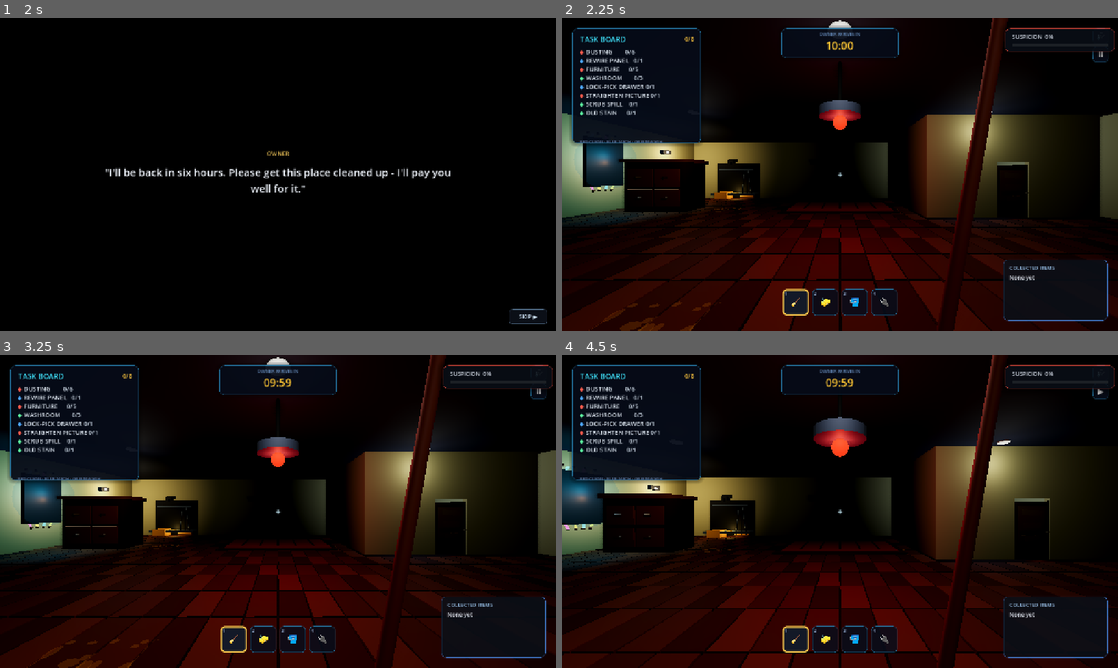
Above: before the commit, frames 1-4 (two rows, left to right).
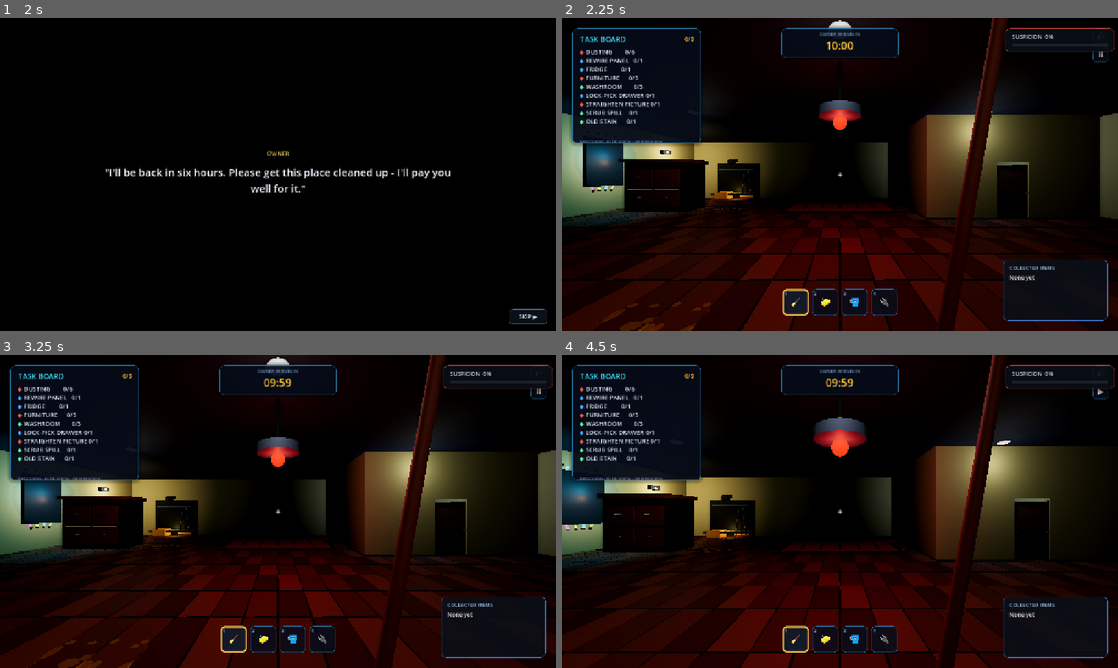
Above: after the commit, the same moments.

Repository: hisir-sys/buildathon-bdmi26-
Game: Godot game, scene res://scenes/start_menu.tscn
The game is run twice, just before and just after one commit, with the same random seed, the same clock (stepped at 60 frames per second) and the same inputs.
Inputs (mouse positions are in pixels of both pictures, inside the frame that each line leads up to):
- Up to frame 1 (2 s): click "START" at 0.5 s; click "START" at 1.25 s
- Up to frame 2 (2.25 s): click "SKIP ▶" at 2 s
- Up to frame 3 (3.25 s): click "🔊" at 2.75 s
- Up to frame 4 (4.5 s): click "Ⅱ" at 3.5 s; tap Enter (ui_accept) at 4.25 s; move the mouse to (867, 511) at 4.27 s; hold W (move_forward) from 4.28 s (still down); hold E (interact) from 4.28 s (still down); click (867, 511) at 4.42 s

Frame 1 is identical in both runs. In frame 2, 0.8% of the frame differs, in the area x 3-24%, y 6-34%; in frame 3, 0.8%; in frame 4, 0.8%.

Commit message:
NEW SETUP

Diff:
--- a/project.godot
+++ b/project.godot
@@ -13,12 +13,6 @@
 config/name="The Cleaner"
 run/main_scene="res://scenes/start_menu.tscn"
 config/features=PackedStringArray("4.7", "Forward Plus")
-
-[autoload]
-
-SuspicionManager="*res://scripts/autoload/suspicion_manager.gd"
-EndingStateMachine="*res://scripts/autoload/ending_state_machine.gd"
-InnerVoiceManager="*res://scripts/autoload/inner_voice_manager.gd"
 
 [display]
 
@@ -62,7 +56,14 @@
 ]
 }
 
+[autoload]
+
+SuspicionManager="*res://scripts/autoload/suspicion_manager.gd"
+EndingStateMachine="*res://scripts/autoload/ending_state_machine.gd"
+InnerVoiceManager="*res://scripts/autoload/inner_voice_manager.gd"
+
 [rendering]
 
+renderer/rendering_method="forward_plus"
 renderer/rendering_method.mobile="gl_compatibility"
 environment/defaults/default_clear_color=Color(0.05, 0.07, 0.11, 1)
--- a/scripts/autoload/run_generator.gd
+++ b/scripts/autoload/run_generator.gd
@@ -38,22 +38,18 @@
 	Modifier.HEAVY_LOCK: "Heavy Lock",
 }
 
-# The full 9-task pool from the spec: the project's 5 pre-existing tasks
-# plus the 4 new ones added by this update. 7 or 8 of the 9 (see
-# ACTIVE_TASK_COUNT_MIN/MAX below) stay active each run; the rest are handed
-# back as `deactivated_task_ids` for main_room.gd to switch off.
+# The full 9-task pool is always active. There is no random task
+# deactivation, so the player always gets the complete checklist.
 const TASK_IDS: Array[String] = [
 	"dust", "panel_repair", "fridge", "furniture", "washroom",
 	"lockpick", "picture", "spill", "stain",
 ]
-# 10 minutes is tight, so most/all of the pool should be live each run rather
-# than the original 5-of-9 split: each run now randomly leaves 7 OR 8 of the
-# 9 tasks active (i.e. deactivates only 1 or 2), decided fresh every run.
-const ACTIVE_TASK_COUNT_MIN := 7
-const ACTIVE_TASK_COUNT_MAX := 8
+# Every run always uses the full 9-task checklist. No task is randomly
+# removed or hidden.
+const ACTIVE_TASK_COUNT_MIN := 9
+const ACTIVE_TASK_COUNT_MAX := 9
 const TASK_POOL_SIZE := 9
 
-# Cross-script modifier state (see header). Reset every run by _ready().
 static var current_modifier: int = Modifier.SQUEAKY_SHOES
 static var suspicion_build_multiplier: float = 1.0   # Squeaky Shoes: x1.2
 static var cleaning_speed_multiplier: float = 1.0     # Ergonomic Mop: x1.3
@@ -109,21 +105,8 @@
 ## _on_run_generated() for how each ID maps to an actual system getting
 ## switched off.
 func _select_deactivated_tasks() -> Array[String]:
-	var ids := TASK_IDS.duplicate()
-	# Manual Fisher-Yates using this RunGenerator's own RNG (not the engine's
-	# global RNG) so `seed_override` reliably reproduces the same run.
-	for i in range(ids.size() - 1, 0, -1):
-		var j := _rng.randi_range(0, i)
-		var tmp: String = ids[i]
-		ids[i] = ids[j]
-		ids[j] = tmp
-
-	var active_count: int = _rng.randi_range(ACTIVE_TASK_COUNT_MIN, ACTIVE_TASK_COUNT_MAX)
-	var deactivate_count: int = maxi(0, TASK_POOL_SIZE - active_count)
-	var deactivated: Array[String] = []
-	for i in range(deactivate_count):
-		deactivated.append(ids[i])
-	return deactivated
+	# Deliberately return an empty list: all 9 tasks stay active every run.
+	return []
 
 
 ## Convenience helper for the 4 new single-node tasks: hides, stops
--- a/scripts/main_room.gd
+++ b/scripts/main_room.gd
@@ -82,11 +82,9 @@
 var loiter_spot_id: String = ""
 var fill_lights: Array[OmniLight3D] = []
 
-# --- Spy mechanics update: 9-task pool state --------------------------------
-# task_active starts with everything on so the game is fully playable even
-# if RunGenerator never runs (e.g. it was removed from the scene). Once
-# RunGenerator's _ready() fires, _on_run_generated() flips 4 of these to
-# false for the run.
+# --- Fixed 9-task checklist --------------------------------------------------
+# All nine tasks are always active. There is no random task selection or
+# random task removal, so the HUD always shows the complete 9-task checklist.
 var task_active: Dictionary = {
 	"dust": true, "panel_repair": true, "fridge": true,
 	"furniture": true, "washroom": true,
@@ -307,9 +305,10 @@
 	# Not movable. Needs the key (see _build_key).
 	var chest := StaticBody3D.new()
 	chest.name = "TreasureChest"
-	# Wall-mounted placement: the desk sits flush against the front wall and
-	# the chest faces back into the room instead of pointing into the wall.
-	chest.position = Vector3(0.0, 0.1, 8.95)
+	# Wall-mounted placement: keep the desk + chest against the front wall,
+	# parallel to the wall and well clear of the refrigerator/TV. The desk is
+	# flush to the wall and the chest opens toward the room.
+	chest.position = Vector3(1.5, 0.1, 9.25)
 	chest.rotation_degrees.y = 180.0
 	chest.set_script(TreasureChestScript)
 	add_child(chest)
@@ -449,28 +448,16 @@
 	add_child(run_generator)
 
 
-func _on_run_generated(_modifier_id: String, _key_spawn_name: String, deactivated_task_ids: Array) -> void:
-	for id in deactivated_task_ids:
-		task_active[id] = false
-		match id:
-			"lockpick":
-				RunGeneratorScript.apply_node_active(lock_pick_drawer_node, false)
-			"picture":
-				RunGeneratorScript.apply_node_active(crooked_picture_node, false)
-				# The safe's code only ever comes from the picture, so hide
-				# it too rather than leaving an un-codeable prop in the room.
-				RunGeneratorScript.apply_node_active(wall_safe_node, false)
-			"spill":
-				RunGeneratorScript.apply_node_active(spill_cleaner_node, false)
-			"stain":
-				RunGeneratorScript.apply_node_active(permanent_stain_node, false)
-			_:
-				# The 5 pre-existing systems (dust/panel_repair/fridge/
-				# furniture/washroom) are multi-node/aggregate and aren't
-				# physically hidden - they're just excluded from the win
-				# requirement and the HUD checklist for this run. See
-				# INTEGRATION_GUIDE.md for why that's the safer trade-off.
-				pass
+func _on_run_generated(_modifier_id: String, _key_spawn_name: String, _deactivated_task_ids: Array) -> void:
+	# The run generator no longer removes tasks. Keep every task enabled and
+	# visible so every playthrough has the same complete 9-task checklist.
+	for id in task_active.keys():
+		task_active[id] = true
+	RunGeneratorScript.apply_node_active(lock_pick_drawer_node, true)
+	RunGeneratorScript.apply_node_active(crooked_picture_node, true)
+	RunGeneratorScript.apply_node_active(wall_safe_node, true)
+	RunGeneratorScript.apply_node_active(spill_cleaner_node, true)
+	RunGeneratorScript.apply_node_active(permanent_stain_node, true)
 	_refresh_hud()
 
 
--- a/scripts/treasure_chest.gd
+++ b/scripts/treasure_chest.gd
@@ -1,5 +1,5 @@
 extends StaticBody3D
-# The desk + chest are mounted against the front wall. Not movable. The player needs the key
+# The desk + chest are mounted against the front wall, parallel to it. Not movable. The player needs the key
 # (found in the bathroom) and has to shift the cabinet away first. Unlocking
 # freezes the game, cuts to a fixed camera, dims the room and asks the player
 # to STEAL or LEAVE the diamond. The result is stored on the GameManager
@@ -13,9 +13,9 @@
 const CABINET_CLEARANCE := 3.2
 
 # Camera positions relative to the chest origin (chest sits on the desk).
-# The root is rotated 180 degrees so the chest front faces into the room.
-const CAM_START := Vector3(0.8, 2.7, 3.6)
-const CAM_END := Vector3(0.3, 2.45, 2.2)
+# The root is rotated 180 degrees so the chest front faces into the room from the front wall.
+const CAM_START := Vector3(-0.8, 2.7, -3.6)
+const CAM_END := Vector3(-0.3, 2.45, -2.2)
 const CAM_TARGET := Vector3(0.0, 1.2, 0.0)
 const PADLOCK_DROP_POS := Vector3(0.75, 0.95, 0.3)
 
@@ -209,7 +209,7 @@
 
 # --- Construction ----------------------------------------------------------
 # Local origin is on the floor at the centre of the desk. Desk top is y=0.9;
-# the chest front faces +z (into the room).
+# the chest front faces toward the room from the front wall.
 
 func _mat(color: Color, emission: Color = Color(0, 0, 0, 1), energy: float = 0.0, metallic: float = 0.0, roughness: float = 0.8) -> StandardMaterial3D:
 	var material := StandardMaterial3D.new()
Not shown, changed: scripts/autoload/ending_state_machine.gd.uid
Not shown, changed: scripts/autoload/inner_voice_manager.gd.uid
Not shown, changed: scripts/autoload/run_generator.gd.uid
Not shown, changed: scripts/autoload/suspicion_manager.gd.uid
Not shown, changed: scripts/choice_overlay.gd.uid
Not shown, changed: scripts/ending_screen.gd.uid
Not shown, changed: scripts/game_flow.gd.uid
Not shown, changed: scripts/key_pickup.gd.uid
Not shown, changed: scripts/start_menu.gd.uid
Not shown, changed: scripts/study_backdrop.gd.uid
Not shown, changed: scripts/tasks/crooked_picture.gd.uid
Not shown, changed: scripts/tasks/lock_pick_drawer.gd.uid
(and 7 more such lines)
